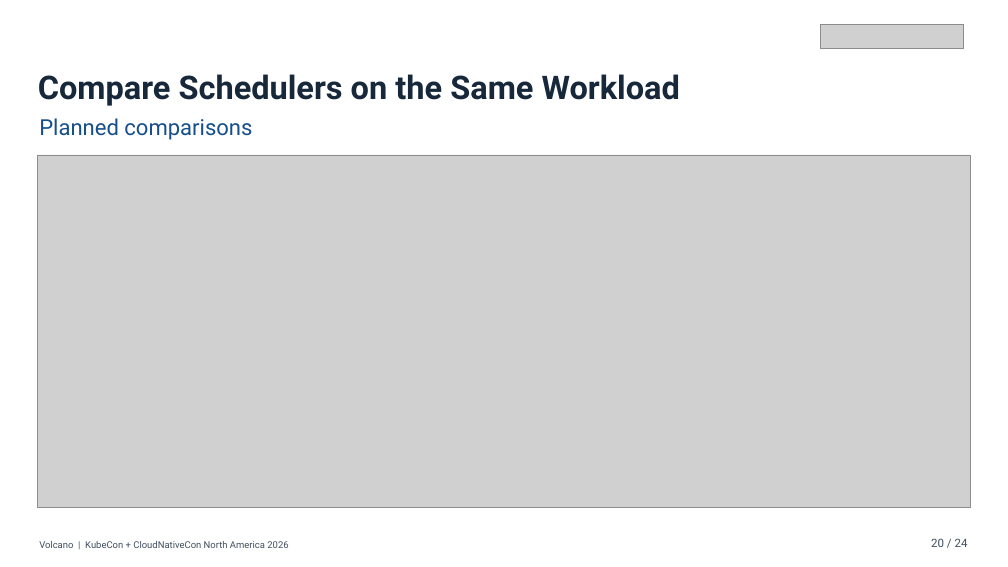
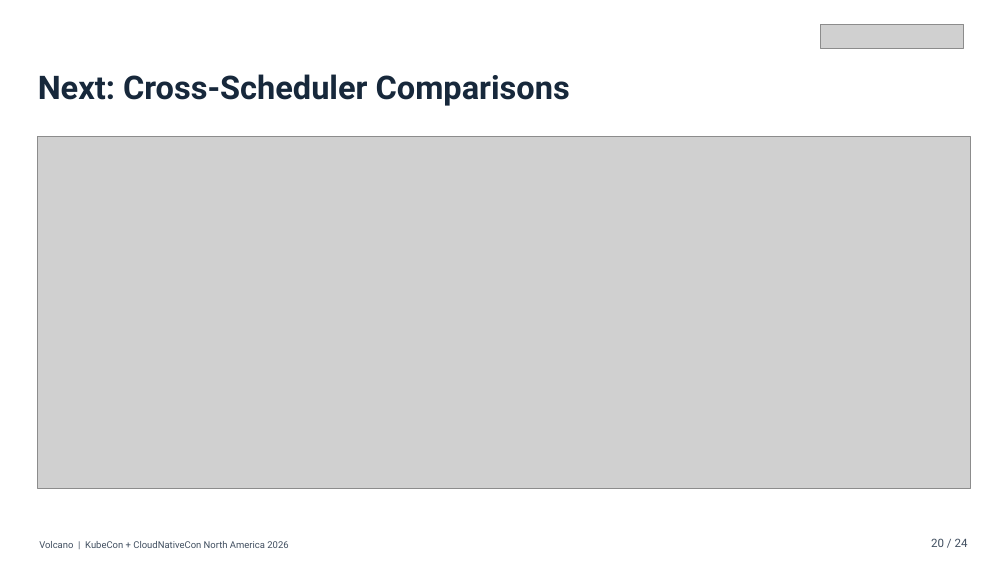
Before and after one commit to JesseStutler/volcano, a slide deck: slide 20 of docs/ppt/Volcano_KubeCon_NA_2026.pptx. Drawn at 1008x567 pixels with LibreOffice and Linux fonts; fonts in the diff are those of the drawing; grey boxes stand for pictures; background and template pictures are left out. Boxes give left, top, right and bottom in pixels: in the first picture for what was removed or moved away, otherwise in the second. Text is boxed around its words. In the diff, an @@ line names an element or a change of style, - is before the commit and + after.

```diff
--- a/docs/ppt/Volcano_KubeCon_NA_2026.pptx
+++ b/docs/ppt/Volcano_KubeCon_NA_2026.pptx
@@ text at bbox=[38, 74, 570, 106]: text changed @@
-Compare Schedulers on the Same Workload
+Next: Cross-Scheduler Comparisons
@@ text removed at bbox=[39, 118, 252, 140] @@
-Planned comparisons
@@ picture: place and size @@
-picture at bbox=[38, 155, 970, 508]
+picture at bbox=[38, 136, 970, 489]
```
Also in this commit, not shown: 4 other slides changed, 48 other files.
